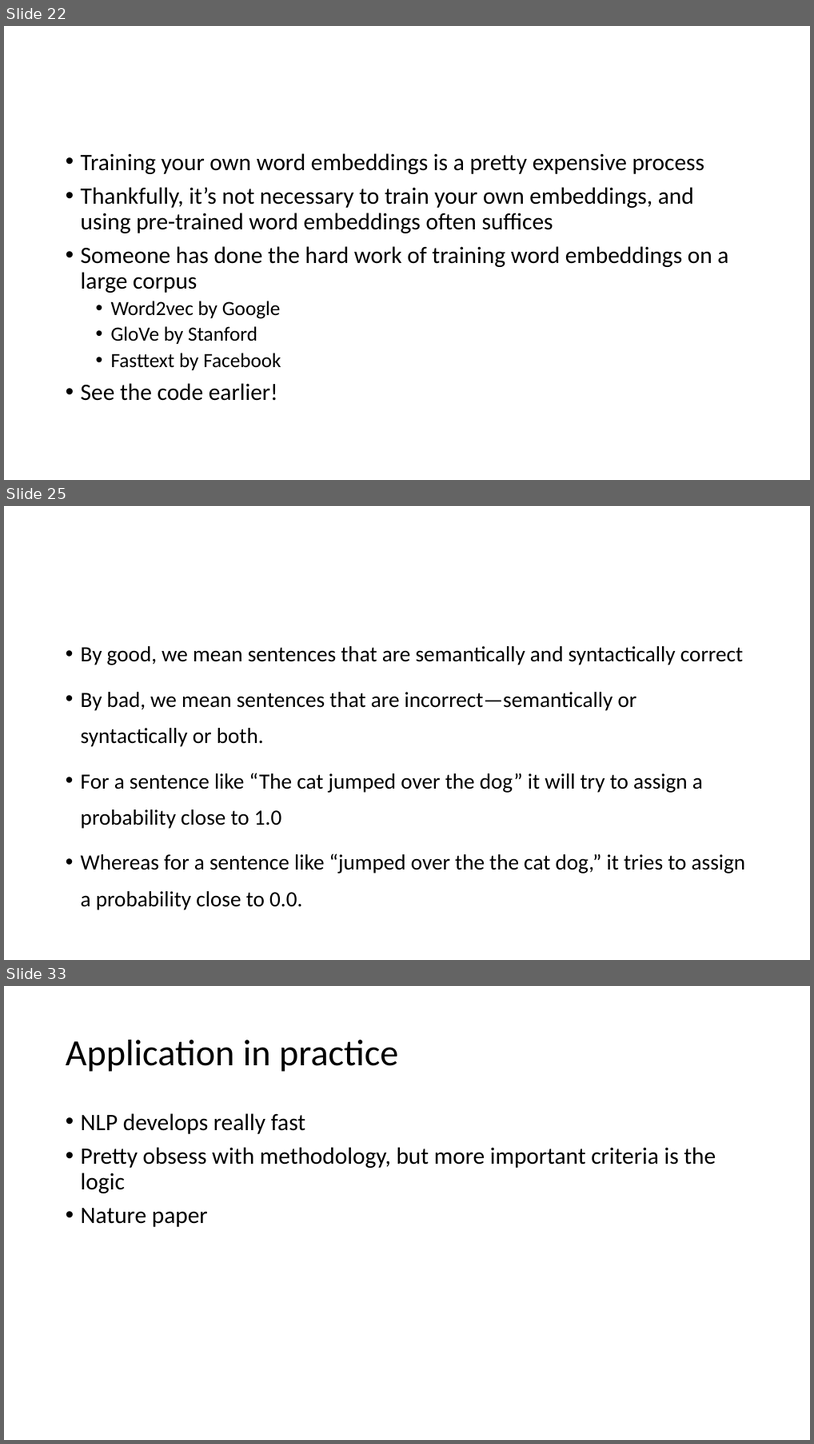
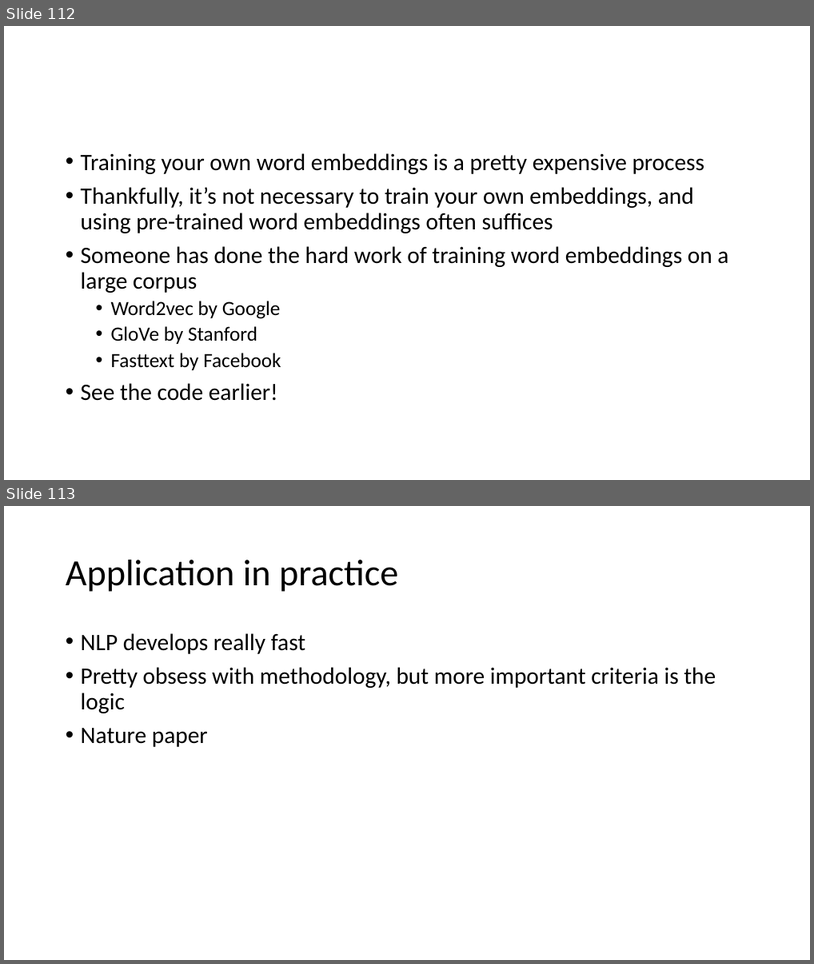
Before and after one commit to YeabinMoonEcon/BUS211, a slide deck: BUS243_NLP/lecture_notes/Lecture6_2.pptx. Shown one above the other, each under a label of ours: slides 22, 25 and 33 before the commit, slides 112 and 113 after it; the slides between them are not shown. The pictures are 814x1444 and 814x964 pixels, drawn with LibreOffice and Linux fonts; fonts in the diff are those of the drawing. Boxes give left, top, right and bottom in pixels: in the first picture for what was removed or moved away, otherwise in the second. Text is boxed around its words. In the diff, an @@ line names an element or a change of style, - is before the commit and + after.

```diff
--- a/BUS243_NLP/lecture_notes/Lecture6_2.pptx
+++ b/BUS243_NLP/lecture_notes/Lecture6_2.pptx
@@ slide 25 removed at [4, 506, 810, 960], background #FFFFFF @@
@@ text removed at [81, 646, 746, 910] @@
-• By good, we mean sentences that are semantically and syntactically correct
-• By bad, we mean sentences that are incorrect—semantically or syntactically or both.
-• For a sentence like “The cat jumped over the dog” it will try to assign a probability close to 1.0
-• Whereas for a sentence like “jumped over the the cat dog,” it tries to assign a probability close to 0.0.
@@ what was slide 22 is now slide 112 @@
@@ what was slide 33 is now slide 113 @@
```
Also in this commit, not shown: 92 slides added, 11 other slides removed, 2 other files.
